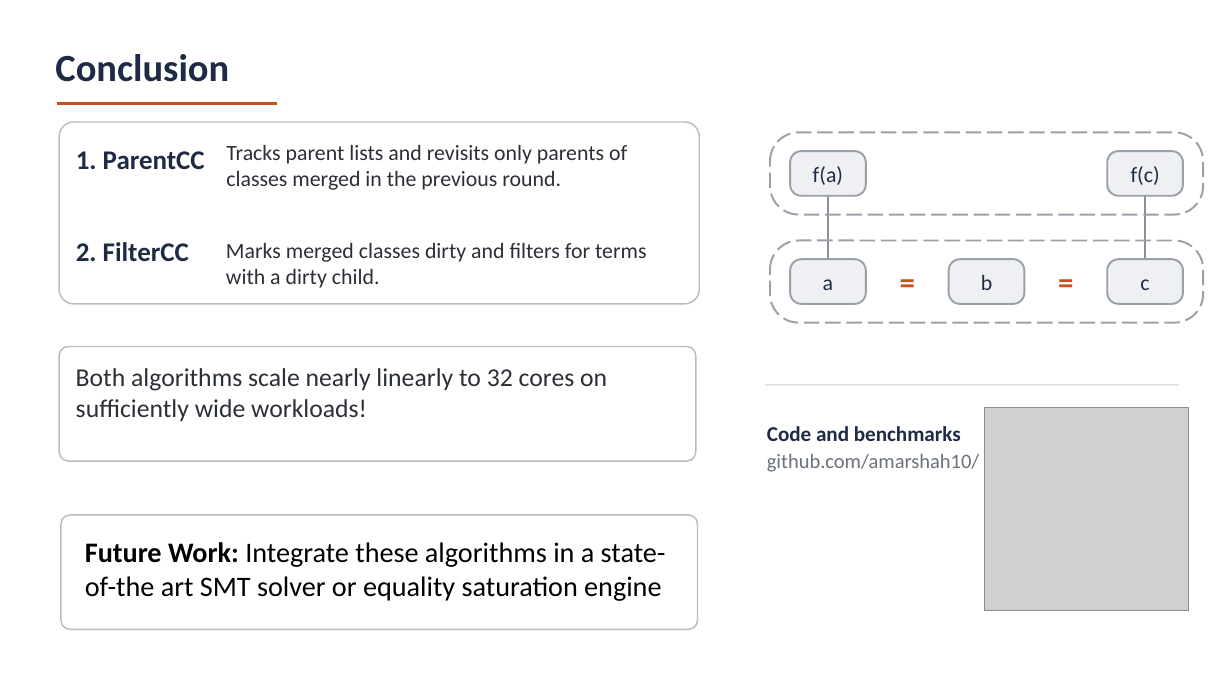
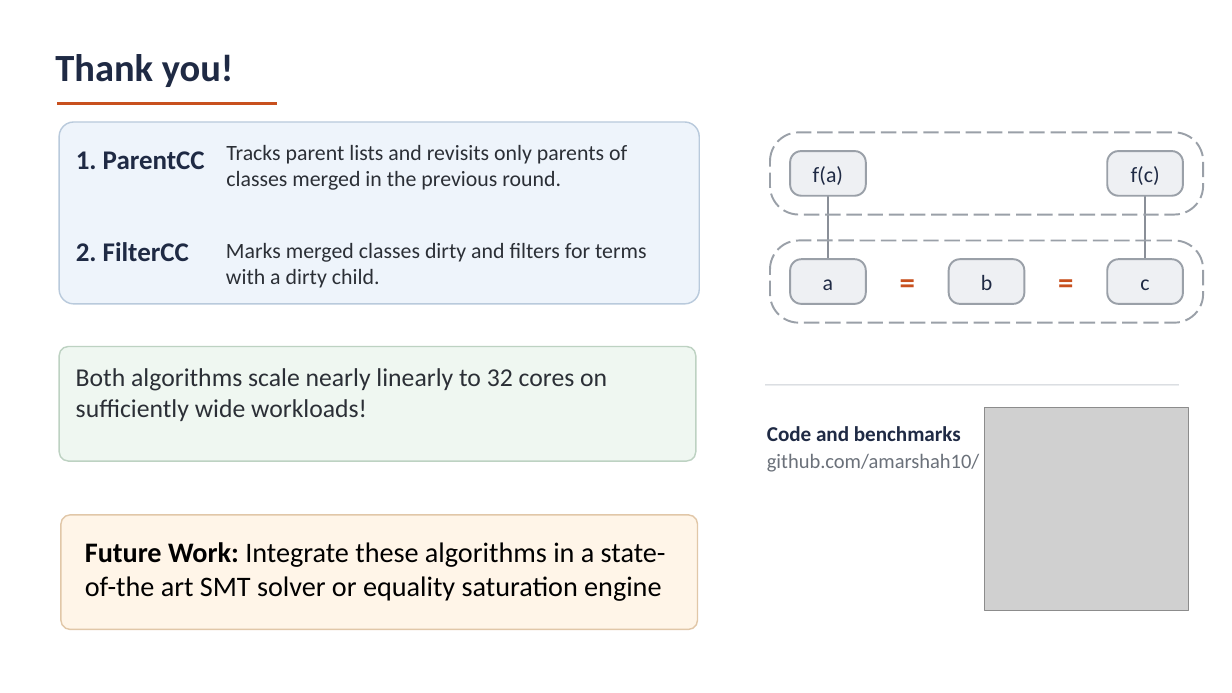
Before and after one commit to amarshah1/parallelcc-paper, a slide deck: slide 81 of slides/parallelcc-part1-version-2.pptx (slide 78 before the commit). Drawn at 1232x693 pixels with LibreOffice and Linux fonts; fonts in the diff are those of the drawing; grey boxes stand for pictures. Boxes give left, top, right and bottom in pixels: in the first picture for what was removed or moved away, otherwise in the second. Text is boxed around its words. In the diff, an @@ line names an element or a change of style, - is before the commit and + after.

```diff
--- a/slides/parallelcc-part1-version-2.pptx
+++ b/slides/parallelcc-part1-version-2.pptx
@@ text at [55,54,234,87]: text changed @@
-Conclusion
+Thank you!
@@ rounded rectangle at [59,122,700,304]: fill none to #EEF4FB; outline #B7BCC4 1.1 pt to #B9CADC 1.1 pt @@
@@ rounded rectangle at [59,347,696,461]: fill none to #EFF7F1; outline #B7BCC4 1.1 pt to #BDD2C2 1.1 pt @@
@@ rounded rectangle at [61,515,698,629]: fill none to #FFF5E8; outline #B7BCC4 1.1 pt to #E1C7A8 1.1 pt @@
```
Also in this commit, not shown: 4 slides added.
